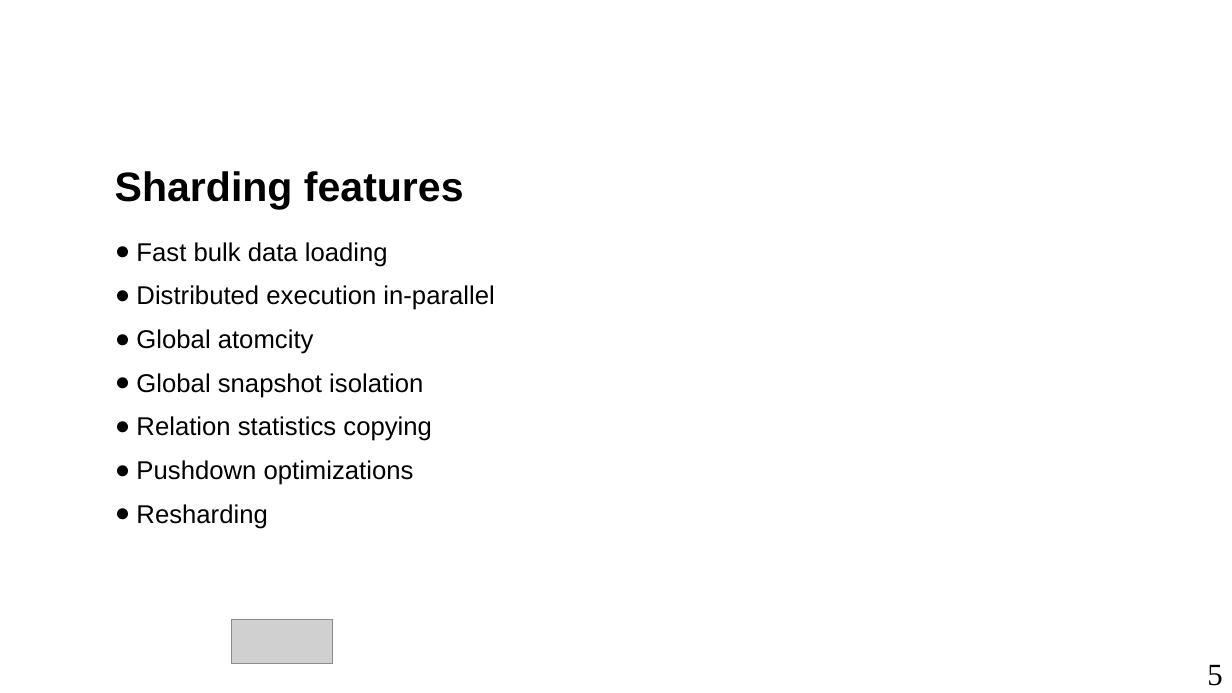
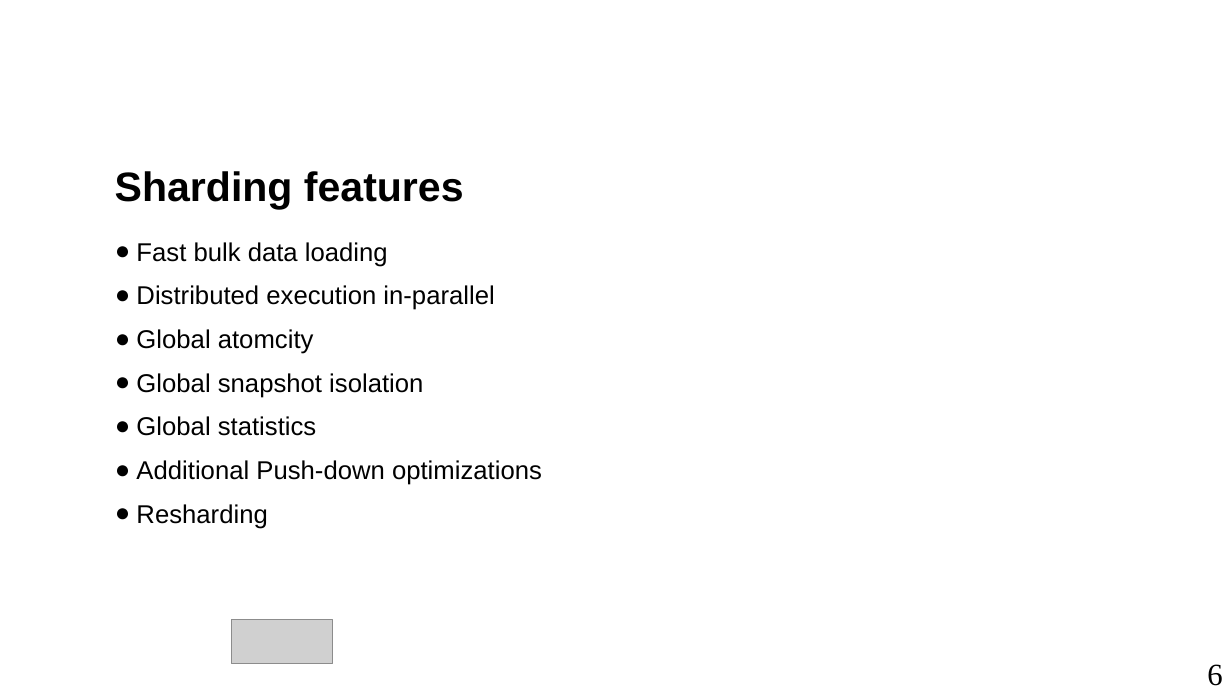
Before and after one commit to danolivo/conf, a slide deck: slide 6 of PGConf_CN_ASIA_2020/Lepikhov_PGConf_CN_Asia2020.odp (slide 5 before the commit). Drawn at 1232x693 pixels with LibreOffice and Linux fonts; fonts in the diff are those of the drawing; grey boxes stand for pictures; background and template pictures are left out. Boxes give left, top, right and bottom in pixels: in the first picture for what was removed or moved away, otherwise in the second. Text is boxed around its words. In the diff, an @@ line names an element or a change of style, - is before the commit and + after.

```diff
--- a/PGConf_CN_ASIA_2020/Lepikhov_PGConf_CN_Asia2020.odp
+++ b/PGConf_CN_ASIA_2020/Lepikhov_PGConf_CN_Asia2020.odp
@@ text at box(136, 416, 542, 485): text changed @@
-● Relation statistics copying
-● Pushdown optimizations
+● Global statistics
+● Additional Push-down optimizations
@@ page number at box(1207, 664, 1222, 686): text changed @@
-5
+6
```
Also in this commit, not shown: 3 other slides changed, 17 slides added, 2 other files.
